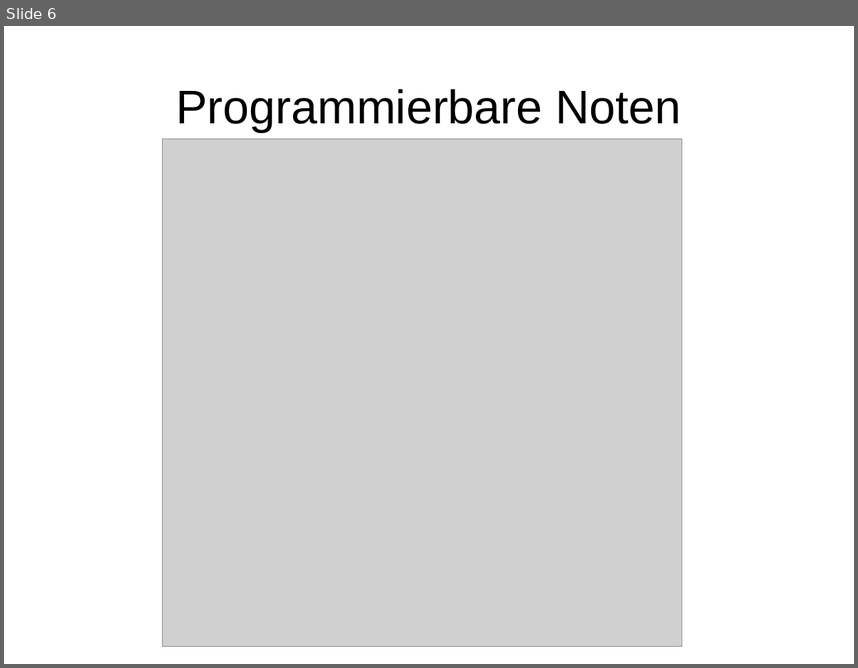
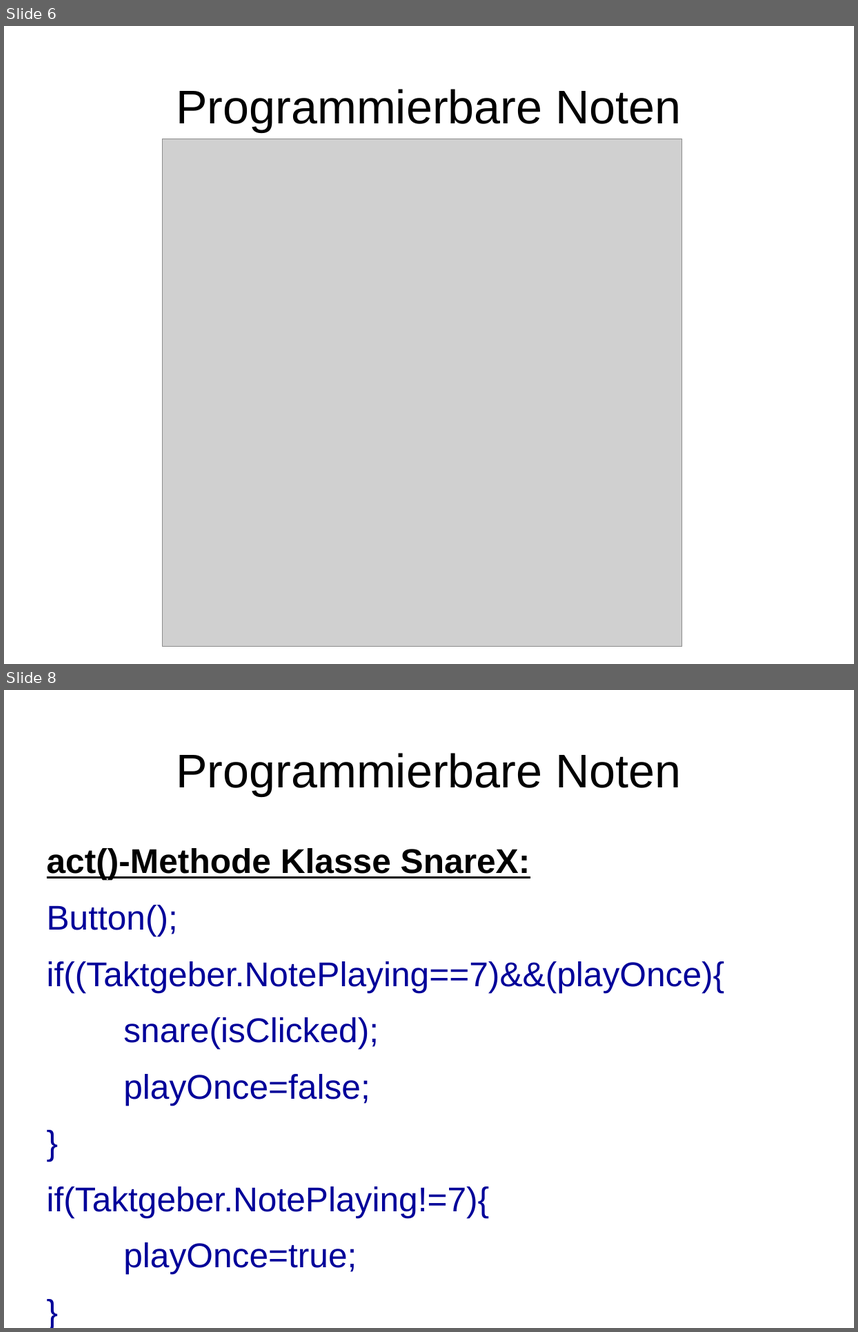
Before and after one commit to dawgermany/praesi-w-sem, a slide deck: Präsentation.odp. Shown one above the other, each under a label of ours: slide 6 before the commit, slides 6 and 8 after it; the slides between them are not shown. The pictures are 858x668 and 858x1332 pixels, drawn with LibreOffice and Linux fonts; fonts in the diff are those of the drawing; grey boxes stand for pictures. Boxes give left, top, right and bottom in pixels: in the first picture for what was removed or moved away, otherwise in the second. Text is boxed around its words. In the diff, an @@ line names an element or a change of style, - is before the commit and + after.

```diff
--- a/Präsentation.odp
+++ b/Präsentation.odp
@@ slide 8 added at [4,690,854,1328], background #FFFFFF @@
@@ title added at [176,753,681,796], 44 pt, text #000000 @@
+Programmierbare Noten
@@ text added at [47,848,725,1274], 32 pt, text #000099 @@
+act()-Methode Klasse SnareX:
+Button();
+if((Taktgeber.NotePlaying==7)&&(playOnce){
+snare(isClicked);
+playOnce=false;
+}
+if(Taktgeber.NotePlaying!=7){
+playOnce=true;
+}
```
Also in this commit, not shown: 1 slide changed, 3 other slides added, 2 other files.
